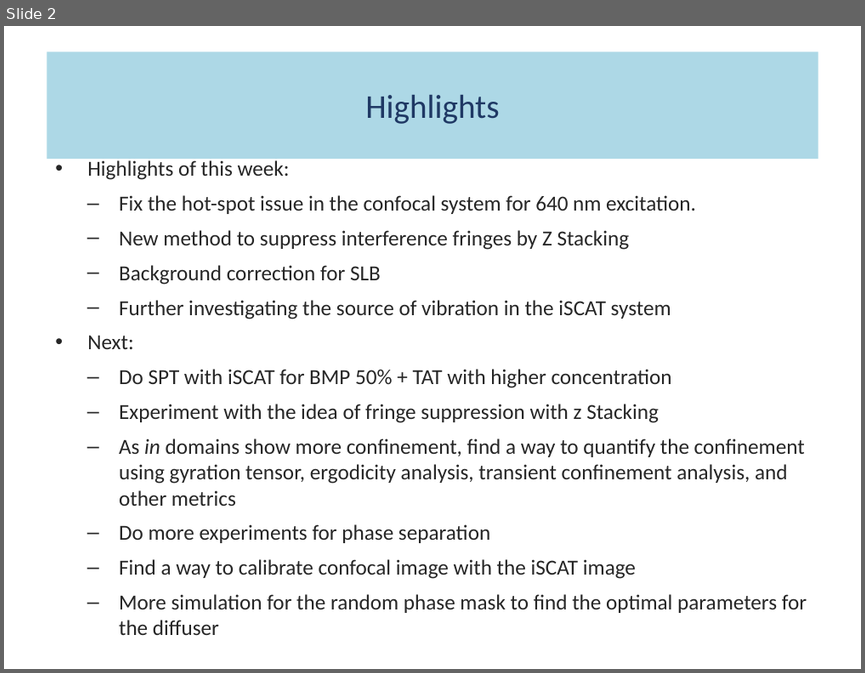
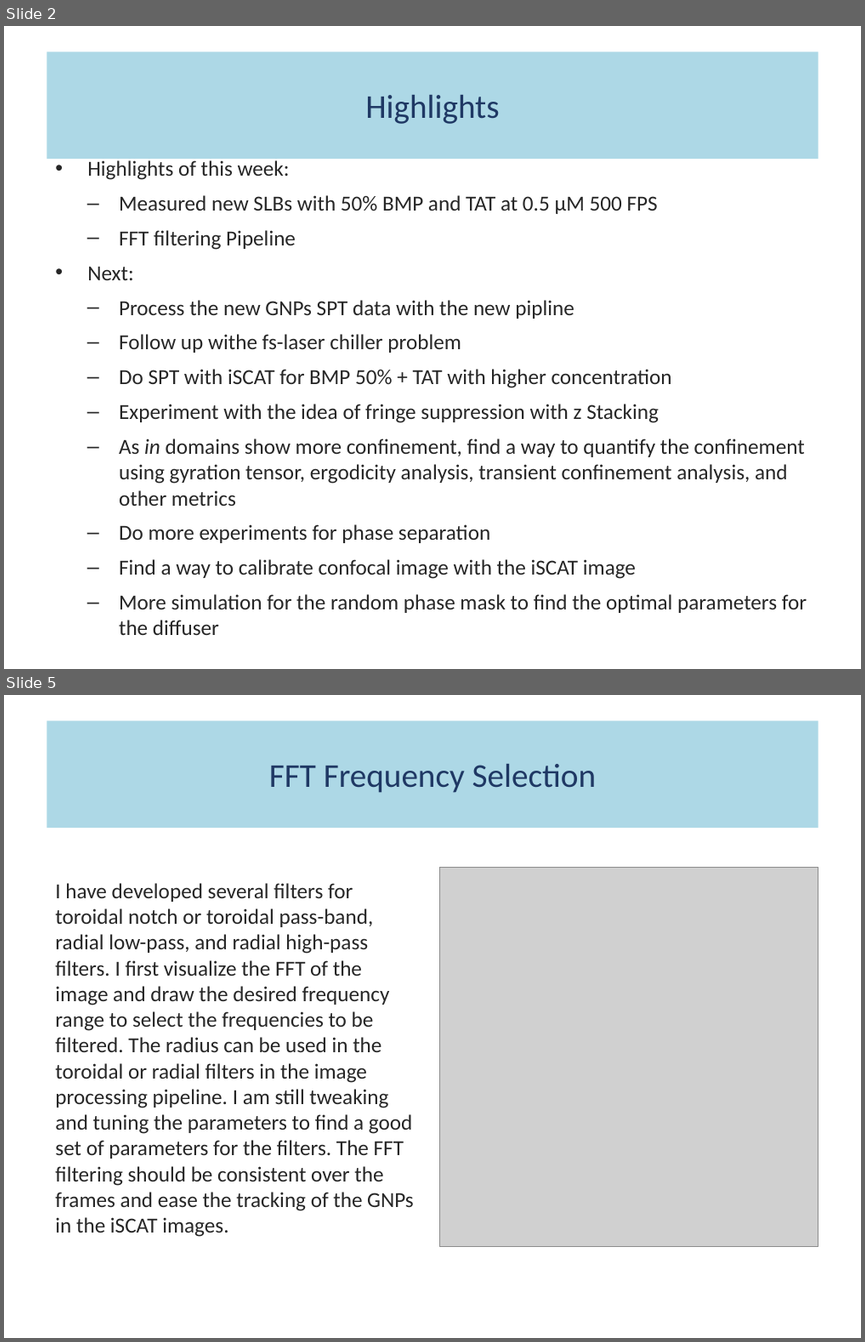
Before and after one commit to fathi0amir/ppt-with-quarto, a slide deck: main.pptx. Shown one above the other, each under a label of ours: slide 2 before the commit, slides 2 and 5 after it; the slides between them are not shown. The pictures are 865x673 and 865x1342 pixels, drawn with LibreOffice and Linux fonts; fonts in the diff are those of the drawing; grey boxes stand for pictures. Boxes give left, top, right and bottom in pixels: in the first picture for what was removed or moved away, otherwise in the second. Text is boxed around its words. In the diff, an @@ line names an element or a change of style, - is before the commit and + after.

```diff
--- a/main.pptx
+++ b/main.pptx
@@ slide 5 added at (4, 695, 861, 1338), background #FFFFFF @@
@@ title added at (46, 721, 818, 828), fill #ADD8E6, 28 pt, text #1F3864 @@
+FFT Frequency Selection
@@ picture added at (439, 868, 818, 1246) @@
@@ text added at (55, 883, 414, 1236), 18 pt, text #262626 @@
+I have developed several filters for toroidal notch or toroidal pass-band, radial low-pass, and radial high-pass filters. I first visualize the FFT of the image and draw the desired frequency range to select the frequencies to be filtered. The radius can be used in the toroidal or radial filters in the image processing pipeline. I am still tweaking and tuning the parameters to find a good set of parameters for the filters. The FFT filtering should be consistent over the frames and ease the tracking of the GNPs in the iSCAT images.
@@ slide 2 changed as well @@
@@ text at (119, 195, 658, 250): text changed @@
-  – Fix the hot-spot issue in the confocal system for 640 nm excitation.
-  – New method to suppress interference fringes by Z Stacking
-  – Background correction for SLB
-  – Further investigating the source of vibration in the iSCAT system
+  – Measured new SLBs with 50% BMP and TAT at 0.5 µM 500 FPS
+  – FFT filtering Pipeline
@@ text at (119, 300, 574, 352): paragraphs added @@
+  – Process the new GNPs SPT data with the new pipline
+  – Follow up withe fs-laser chiller problem
```
Also in this commit, not shown: 2 other slides changed, 4 other slides added, 6 slides removed, 3 other files.
